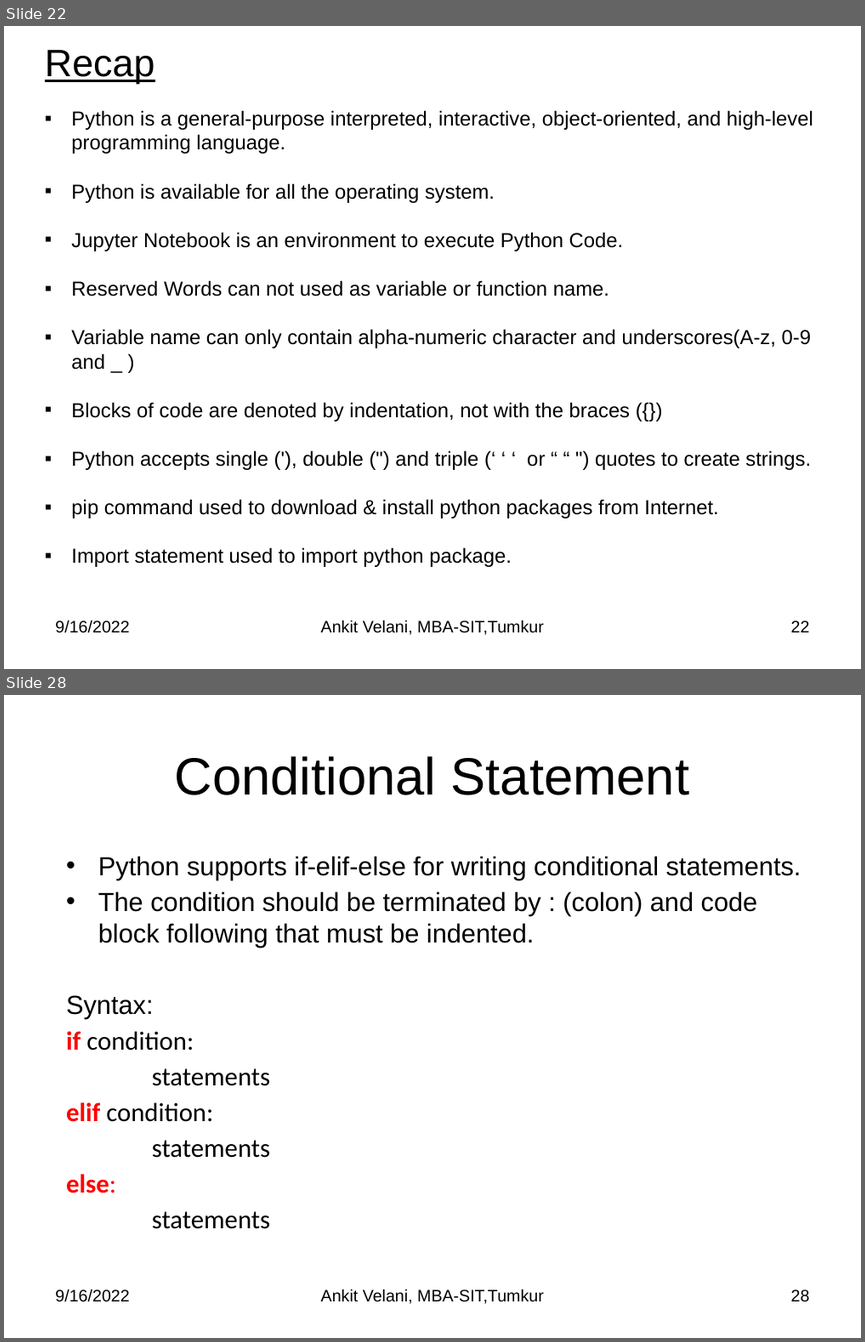
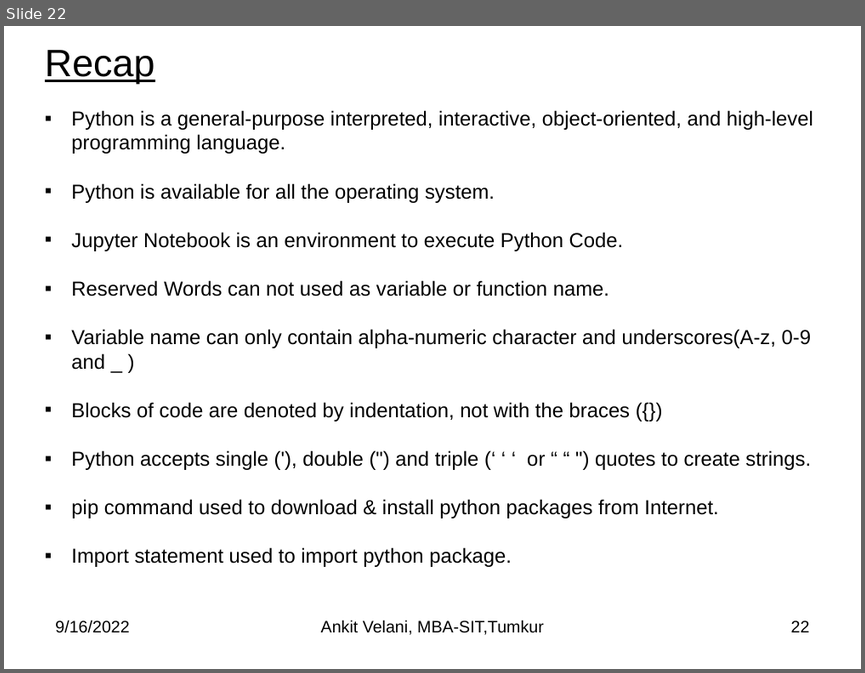
Before and after one commit to sitmbadept/sitmbadept.github.io, a slide deck: BDTM/Python/Unit-4-Python-Programming.pptx. Shown one above the other, each under a label of ours: slides 22 and 28 before the commit, slide 22 after it; the slides between them are not shown. The pictures are 865x1342 and 865x673 pixels, drawn with LibreOffice and Linux fonts; fonts in the diff are those of the drawing. Boxes give left, top, right and bottom in pixels: in the first picture for what was removed or moved away, otherwise in the second. Text is boxed around its words. In the diff, an @@ line names an element or a change of style, - is before the commit and + after.

```diff
--- a/BDTM/Python/Unit-4-Python-Programming.pptx
+++ b/BDTM/Python/Unit-4-Python-Programming.pptx
@@ slide 28 removed at bbox=[4, 695, 861, 1338], background #FFFFFF @@
@@ title removed at bbox=[175, 756, 689, 795] @@
-Conditional Statement
@@ text removed at bbox=[66, 856, 801, 1229] @@
-• Python supports if-elif-else for writing conditional statements.
-• The condition should be terminated by : (colon) and code block following that must be indented.
-Syntax:
-if condition:
-statements
-elif condition:
-statements
-else:
-statements
@@ text removed at bbox=[55, 1288, 129, 1302] @@
-9/16/2022
@@ text removed at bbox=[321, 1288, 544, 1304] @@
-Ankit Velani, MBA-SIT,Tumkur
@@ page number removed at bbox=[791, 1289, 810, 1302] @@
-28
```
Also in this commit, not shown: 41 other slides removed.
